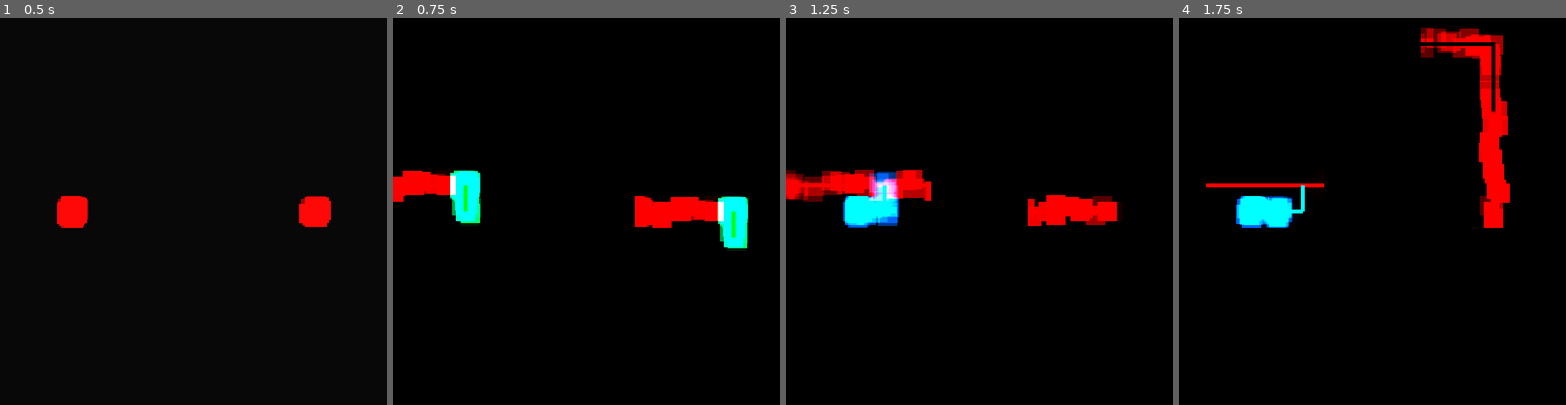
Above: before the commit, frames 1-4 (left to right).
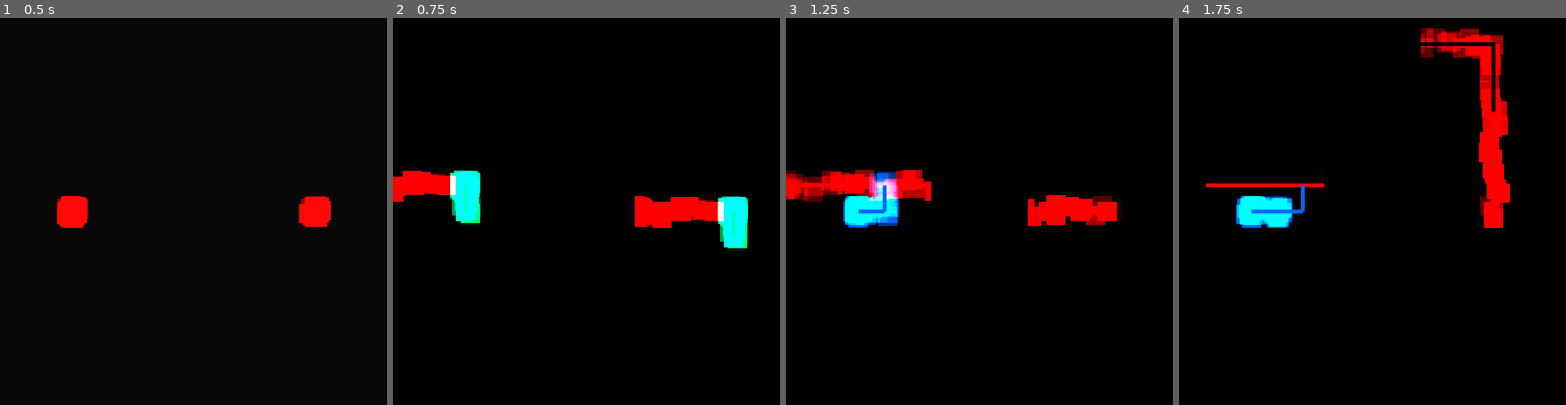
Above: after the commit, the same moments.

Repository: Cjiminez2/GameDesign
Game: Godot game, scene res://scenes/split_screen.tscn
Same seed, same stepped clock (60 frames per second), same inputs: the game is played once before the commit and once after it. This scene is started directly instead of the project's main scene.
Inputs:
- Up to frame 1 (0.5 s): no input
- Up to frame 2 (0.75 s): tap Enter (one_ready, bound only before the commit) at 0.5 s; hold Right (right_1) from 0.53 s (still down); tap S (down_2) at 0.6 s
- Up to frame 3 (1.25 s): keep holding Right (right_1); tap A (left_2) at 0.8 s
- Up to frame 4 (1.75 s): release Right (right_1) at 1.28 s; hold Down (down_1) from 1.28 s (still down); tap A (left_2) at 1.35 s; tap Enter (one_ready, bound only before the commit) at 1.55 s

Frame 1 is identical in both runs. In frame 2, 0.1% of the frame differs, in the area x 18-89%, y 43-57%; in frame 3, 0.1%; in frame 4, 0.2%, in the area x 18-33%, y 43-51%.

Commit message:
Much of the code is neater

Diff:
--- a/mazerunner/project.godot
+++ b/mazerunner/project.godot
@@ -73,12 +73,12 @@
 "events": [Object(InputEventKey,"resource_local_to_scene":false,"resource_name":"","device":-1,"window_id":0,"alt_press …(192 unchanged characters)…
 ]
 }
-one_ready={
+ready_1={
 "deadzone": 0.2,
 "events": [Object(InputEventKey,"resource_local_to_scene":false,"resource_name":"","device":-1,"window_id":0,"alt_press …(195 unchanged characters)…
 ]
 }
-two_ready={
+ready_2={
 "deadzone": 0.2,
 "events": [Object(InputEventKey,"resource_local_to_scene":false,"resource_name":"","device":-1,"window_id":0,"alt_press …(195 unchanged characters)…
 ]
@@ -90,7 +90,7 @@
 }
 white_2={
 "deadzone": 0.2,
-"events": [Object(InputEventKey,"resource_local_to_scene":fa …(138 unchanged characters)… d":false,"keycode":0,"physical_keycode":4194324,"key_label":0,"unicode":0,"location":0,"echo":false,"script":null)
+"events": [Object(InputEventKey,"resource_local_to_scene":fa …(138 unchanged characters)… d":false,"keycode":0,"physical_keycode":96,"key_label":0,"unicode":0,"location":0,"echo":false,"script":null)
 ]
 }
 
--- a/mazerunner/scenes/split_screen.tscn
+++ b/mazerunner/scenes/split_screen.tscn
@@ -1,9 +1,8 @@
-[gd_scene load_steps=6 format=3 uid="uid://bj6po1n3e5xbx"]
+[gd_scene load_steps=5 format=3 uid="uid://bj6po1n3e5xbx"]
 
 [ext_resource type="Script" uid="uid://brrrw65minkp8" path="res://scripts/split_screen.gd" id="1_c5m37"]
-[ext_resource type="Script" uid="uid://b01acv2rycs1" path="res://scripts/p_2_camera.gd" id="2_b2tsv"]
+[ext_resource type="Script" uid="uid://cur3sih46r6t7" path="res://scripts/multiplayer_camera.gd" id="2_b2tsv"]
 [ext_resource type="PackedScene" uid="uid://dv58iofs3efr0" path="res://scenes/split_world.tscn" id="4_b2tsv"]
-[ext_resource type="Script" uid="uid://dwgqpvcfb8p1r" path="res://scripts/p_1_camera.gd" id="4_utmev"]
 [ext_resource type="PackedScene" uid="uid://cgfeb12u6er2t" path="res://scenes/screen_transition.tscn" id="5_utmev"]
 
 [node name="SplitScreen" type="Node"]
@@ -27,7 +26,7 @@
 
 [node name="P2View" type="SubViewport" parent="Splitter/P2Container"]
 handle_input_locally = false
-size = Vector2i(150, 400)
+size = Vector2i(2, 2)
 render_target_update_mode = 4
 
 [node name="P2Camera" type="Camera2D" parent="Splitter/P2Container/P2View"]
@@ -46,16 +45,17 @@
 
 [node name="P1View" type="SubViewport" parent="Splitter/P1Container"]
 handle_input_locally = false
-size = Vector2i(150, 400)
+size = Vector2i(2, 2)
 render_target_update_mode = 4
 
 [node name="P1Camera" type="Camera2D" parent="Splitter/P1Container/P1View"]
+scale = Vector2(2, 2)
 zoom = Vector2(2, 2)
 drag_left_margin = 0.0
 drag_top_margin = 0.0
 drag_right_margin = 0.0
 drag_bottom_margin = 0.0
-script = ExtResource("4_utmev")
+script = ExtResource("2_b2tsv")
 
 [node name="World" parent="Splitter/P1Container/P1View" instance=ExtResource("4_b2tsv")]
 
--- a/mazerunner/scenes/split_world.tscn
+++ b/mazerunner/scenes/split_world.tscn
@@ -112,5 +112,7 @@
 [node name="Darkness" type="CanvasModulate" parent="."]
 color = Color(0, 0, 0, 1)
 
+[connection signal="ready_1" from="Player1" to="." method="_on_ready_1"]
+[connection signal="ready_2" from="Player2" to="." method="_on_ready_2"]
 [connection signal="body_entered" from="Goal" to="." method="_on_goal_body_entered"]
 [connection signal="body_entered" from="Goal2" to="." method="_on_goal_2_body_entered"]
--- a/mazerunner/scripts/hud.gd
+++ b/mazerunner/scripts/hud.gd
@@ -1,14 +1,6 @@
 extends CanvasLayer
 signal start_normal
 signal start_hard
-
-# Called when the node enters the scene tree for the first time.
-func _ready() -> void:
-	pass
-
-# Called every frame. 'delta' is the elapsed time since the previous frame.
-func _process(_delta: float) -> void:
-	pass
 
 func _on_normal_pressed() -> void:
 	$Normal.hide()
--- a/mazerunner/scripts/map.gd
+++ b/mazerunner/scripts/map.gd
@@ -6,7 +6,6 @@
 @onready var sprite: Sprite2D = $PlayerSquare/Sprite2D
 @onready var player_collision: CollisionShape2D = $PlayerSquare/CollisionShape2D
 @onready var trail: Line2D = $PlayerSquare/Path
-@onready var particles: GPUParticles2D = $PlayerSquare/GPUParticles2D
 @onready var start: Marker2D = $StartPosition
 @onready var goal: CollisionShape2D = $Goal/CollisionShape2D
 
@@ -18,20 +17,18 @@
 var maze := []
 
 #Scales the maze according to the difficulty
-func _setup_maze(scaler: float) -> void:
+func _setup_maze(scale: float) -> void:
+	var scaler: float = 1 / scale
 	maze_grid.scale = Vector2(scaler, scaler)
 	start.scale = Vector2(scaler, scaler)
-	sprite.scale = Vector2(scaler, scaler)
-	player_collision.scale = Vector2(scaler, scaler)
+	player.scale_player(scaler)
 	goal.position = maze_grid.to_global(maze_grid.map_to_local(Vector2i(COLS - 2, ROWS + 1)))
 	player.position = maze_grid.to_global(maze_grid.map_to_local(Vector2i(1,1)))
 
 #Base settup for the setup to scale from
 func _base_maze() -> void:
 	player.visible = !player.visible
-	sprite.modulate = Color(1, 0, 0)
-	particles.modulate = Color(1, 0, 0)
-	trail.modulate = Color(1, 0, 0)
+	player.change_color(Color(1, 0, 0))
 	start.position = Vector2(17, 17)
 	sprite.texture.width = 12
 	sprite.texture.height = 12
@@ -51,7 +48,7 @@
 	ROWS = 55
 	COLS = 55
 	_base_maze()
-	_setup_maze(0.5)
+	_setup_maze(2.0)
 	trail.clear_points()
 	generate_maze()
 
--- a/mazerunner/scripts/p_2_camera.gd
+++ /dev/null
@@ -1,7 +0,0 @@
-extends Camera2D
-
-var target = null
-
-func _physics_process(_delta: float) -> void:
-	if target:
-		position = target.position
--- a/mazerunner/scripts/player_square.gd
+++ b/mazerunner/scripts/player_square.gd
@@ -1,6 +1,17 @@
 extends CharacterBody2D
+signal ready_1
+signal ready_2
+
 @export_range(0, 1000) var speed := 60
 @export var id: int = 0
+
+@onready var sprite: Sprite2D = $Sprite2D
+@onready var particles: GPUParticles2D = $GPUParticles2D
+@onready var trail: Line2D = $Path
+@onready var collision: CollisionShape2D = $CollisionShape2D
+
+var player_ready: int = -1
+
 func _physics_process(_delta: float) -> void:
 	get_player_input()
 	move_and_slide()
@@ -13,3 +24,33 @@
 		"down_%s" % id
 		)
 	velocity = vector * speed
+
+func scale_player(scaler: float) -> void:
+	sprite.scale = Vector2(scaler, scaler)
+	collision.scale = Vector2(scaler, scaler)
+
+func change_color(color: Color) -> void:
+	sprite.modulate = color
+	particles.modulate = color
+	trail.modulate = color
+
+func choose_color() -> void:
+	if (player_ready == -1):
+		if Input.is_action_just_pressed("right_%s" % id):
+			change_color(Color(1, 0.1, 0.3))
+
+		if Input.is_action_just_pressed("left_%s" % id):
+			change_color(Color(0, 0.4, 1))
+
+		if Input.is_action_just_pressed("down_%s" % id):
+			change_color(Color(0, 1, 0.4))
+
+		if Input.is_action_just_pressed("up_%s" % id):
+			change_color(Color(1, 0.5, 0))
+
+		if Input.is_action_just_pressed("white_%s" % id):
+			change_color(Color(1, 1, 1))
+
+		if Input.is_action_just_pressed("ready_%s" % id):
+			player_ready = 1
+			emit_signal("ready_%s" % id)
--- a/mazerunner/scripts/split_screen.gd
+++ b/mazerunner/scripts/split_screen.gd
@@ -7,19 +7,12 @@
 @onready var camera_two: Camera2D = $Splitter/P2Container/P2View/P2Camera
 @onready var map = $Splitter/P1Container/P1View/World
 
-# Called when the node enters the scene tree for the first time.
 func _ready() -> void:
 	transition.get_parent().get_node("ColorRect").color.a = 255
 	transition.play("fade_out")
 	view_two.world_2d = view_one.world_2d
 	camera_one.target = map.get_node("Player1")
 	camera_two.target = map.get_node("Player2")
-
-
-# Called every frame. 'delta' is the elapsed time since the previous frame.
-func _process(delta: float) -> void:
-	pass
-
 
 func _on_one_wins() -> void:
 	transition.play("fade_in")
--- a/mazerunner/scripts/split_world.gd
+++ b/mazerunner/scripts/split_world.gd
@@ -14,13 +14,11 @@
 @onready var sprite_one: Sprite2D = $Player1/Sprite2D
 @onready var player_one_collision: CollisionShape2D = $Player1/CollisionShape2D
 @onready var trail_one: Line2D = $Player1/Path
-@onready var particles_one: GPUParticles2D = $Player1/GPUParticles2D
 
 @onready var player_two: CharacterBody2D = $Player2
 @onready var sprite_two: Sprite2D = $Player2/Sprite2D
 @onready var player_two_collision: CollisionShape2D = $Player2/CollisionShape2D
 @onready var trail_two: Line2D = $Player2/Path
-@onready var particles_two: GPUParticles2D = $Player2/GPUParticles2D
 
 var both_ready: int = 0
 var one_ready: int = 0
@@ -34,13 +32,12 @@
 var maze := []
 
 #Scales the maze according to the difficulty
-func _setup_maze(scaler: float) -> void:
+func _setup_maze(scale: float) -> void:
+	var scaler: float = 1 / scale
 	maze_grid.scale = Vector2(scaler, scaler)
 	second_grid.scale = Vector2(scaler, scaler)
-	sprite_one.scale = Vector2(scaler, scaler)
-	sprite_two.scale = Vector2(scaler, scaler)
-	player_one_collision.scale = Vector2(scaler, scaler)
-	player_two_collision.scale = Vector2(scaler, scaler)
+	player_one.scale_player(scaler)
+	player_two.scale_player(scaler)
 	goal.position = maze_grid.to_global(maze_grid.map_to_local(Vector2i(COLS - 2, ROWS + 1)))
 	player_one.position = maze_grid.to_global(maze_grid.map_to_local(Vector2i(1,1)))
 
@@ -59,22 +56,17 @@
 
 func race_start() -> void:
 	_base_maze()
-	_setup_maze(0.5)
+	_setup_maze(2.0)
 	player_one.position = start.position
 	player_two.position = start_two.position
 	trail_one.clear_points()
 	trail_two.clear_points()
 	generate_maze()
 
-#Maze generation for NORMAL
+
 func _ready() -> void:
-	sprite_one.modulate = Color(1, 0, 0)
-	particles_one.modulate = Color(1, 0, 0)
-	trail_one.modulate = Color(1, 0, 0)
-
-	sprite_two.modulate = Color(1, 0, 0)
-	particles_two.modulate = Color(1, 0, 0)
-	trail_two.modulate = Color(1, 0, 0)
+	player_one.change_color(Color(1, 0, 0))
+	player_two.change_color(Color(1, 0, 0))
 
 func reset_maze() -> void:
 	maze = []
@@ -135,63 +127,8 @@
 			second_grid.set_cell(Vector2i(c, r), 0, tile_type)
 
 func _choose_color() -> void:
-	if (one_ready == 0):
-		if Input.is_action_just_pressed("right_1"):
-			sprite_one.modulate = Color(1, 0.1, 0.3)
-			particles_one.modulate = Color(1, 0.1, 0.3)
-			trail_one.modulate = Color(1, 0.1, 0.3)
-
-		if Input.is_action_just_pressed("left_1"):
-			sprite_one.modulate = Color(0, 0.4, 1)
-			particles_one.modulate = Color(0, 0.4, 1)
-			trail_one.modulate = Color(0, 1, 1)
-
-		if Input.is_action_just_pressed("down_1"):
-			sprite_one.modulate = Color(0, 1, 0.4)
-			particles_one.modulate = Color(0, 1, 0.4)
-			trail_one.modulate = Color(0, 1, 0.4)
-
-		if Input.is_action_just_pressed("up_1"):
-			sprite_one.modulate = Color(1, 0.5, 0)
-			particles_one.modulate = Color(1, 0.5, 0)
-			trail_one.modulate = Color(1, 1, 0)
-
-		if Input.is_action_just_pressed("white_1"):
-			sprite_one.modulate = Color(1, 1, 1)
-			particles_one.modulate = Color(1, 1, 1)
-			trail_one.modulate = Color(1, 1, 1)
-
-		if Input.is_action_just_pressed("one_ready"):
-			one_ready = 1
-
-	if (two_ready == 0):
-		if Input.is_action_just_pressed("right_2"):
-			sprite_two.modulate = Color(1, 0.1, 0.3)
-			particles_two.modulate = Color(1, 0.1, 0.3)
-			trail_two.modulate = Color(1, 0.1, 0.3)
-
-		if Input.is_action_just_pressed("left_2"):
-			sprite_two.modulate = Color(0, 0.4, 1)
-			particles_two.modulate = Color(0, 0.4, 1)
-			trail_two.modulate = Color(0, 1, 1)
-
-		if Input.is_action_just_pressed("down_2"):
-			sprite_two.modulate = Color(0, 1, 0.4)
-			particles_two.modulate = Color(0, 1, 0.4)
-			trail_two.modulate = Color(0, 1, 0)
-
-		if Input.is_action_just_pressed("up_2"):
-			sprite_two.modulate = Color(1, 0.5, 0)
-			particles_two.modulate = Color(1, 0.5, 0)
-			trail_two.modulate = Color(1, 1, 0)
-
-		if Input.is_action_just_pressed("white_2"):
-			sprite_two.modulate = Color(1, 1, 1)
-			particles_two.modulate = Color(1, 1, 1)
-			trail_two.modulate = Color(1, 1, 1)
-
-		if Input.is_action_just_pressed("two_ready"):
-			two_ready = 1
+	player_one.choose_color()
+	player_two.choose_color()
 
 	both_ready = one_ready + two_ready
 
@@ -210,3 +147,10 @@
 
 func _on_goal_2_body_entered(_body: Node2D) -> void:
 	emit_signal("two_wins")
+
+
+func _on_ready_1() -> void:
+	one_ready = 1
+
+func _on_ready_2() -> void:
+	two_ready = 1
Renamed: mazerunner/scripts/p_1_camera.gd -> mazerunner/scripts/multiplayer_camera.gd
Not shown, added: mazerunner/scripts/multiplayer_camera.gd.uid
Not shown, removed: mazerunner/scripts/p_1_camera.gd.uid
Not shown, removed: mazerunner/scripts/p_2_camera.gd.uid
